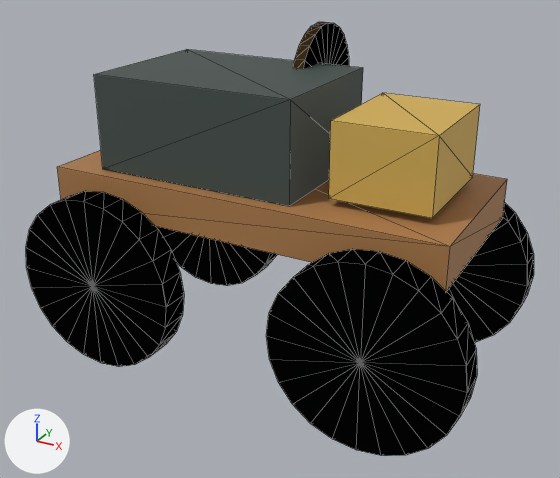
An edit to the glTF model dist/models/motorwagen.glb, drawn before and after from the same camera.
One viewpoint serves both versions: a 50 mm lens placed at (2.43, -4.39, 2.1), pointed at (0.02, 0.0, -0.1). The axes (+X, +Y, +Z) are drawn at lower left. The lights are the same throughout. The older version comes first. Mesh edges are drawn as thin lines. Where no turn or scale is listed for an object, it has been applied to the vertices. Vertices at exactly the same position are counted once.
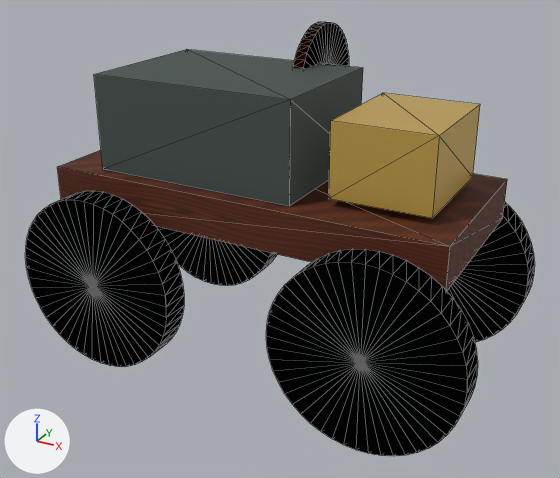
What differs and where, as boxes [x1, y1, x2, y2] in the pictures (560 x 478 px):
'Mesh_6', reshaped: before [266, 249, 477, 456]; after [266, 249, 478, 456]
'Mesh_0', surface changed (darker): [57, 150, 507, 291] in both
'Mesh_4', reshaped: before [26, 191, 184, 367]; after [25, 191, 184, 367]
'Mesh_2', surface changed: [329, 93, 479, 218] in both
'Mesh_5', reshaped: before [446, 202, 534, 343]; after [447, 202, 535, 342]
'Mesh_7', surface changed: [293, 22, 349, 69] in both
part 1 of me_mesh_3, built on: [157, 227, 277, 286] in both

The change, as a list of edits to the scene's bpy script:
```text
Change mat_wood:
    where n0 = _N.new('ShaderNodeBsdfPrincipled'); n0.name = 'Principled BSDF'
    remove n0.inputs[0].default_value = (0.42, 0.2, 0.07, 1.0)  # 'Base Color', brown #ad7c4b
    n0.inputs[2].default_value: 0.62 -> 0.72  # 'Roughness'
    add n2 = _N.new('ShaderNodeMix'); n2.name = 'Mix'
    add n2.data_type = 'RGBA'
    add n2.blend_type = 'MULTIPLY'
    add n2.inputs[0].default_value = 1.0  # 'Factor'
    add n2.inputs[7].default_value = (0.42, 0.2, 0.07, 1.0)  # 'B', brown #ad7c4b
    add n3 = _N.new('ShaderNodeTexImage'); n3.name = 'Image Texture'
    add n3.image = img_original_procedural_wood_grain
    add _L.new(n2.outputs[2], n0.inputs[0])  # 'Result' to 'Base Color'
    add _L.new(n3.outputs[0], n2.inputs[6])  # 'Color' to 'A'
Change mat_brass:
    mat_brass.metallic: 0.15 -> 0.45
Change mat_wood2:
    where n0 = _N.new('ShaderNodeBsdfPrincipled'); n0.name = 'Principled BSDF'
    remove n0.inputs[0].default_value = (0.68, 0.39, 0.14, 1.0)  # 'Base Color', orange #d7a869
    n0.inputs[2].default_value: 0.62 -> 0.72  # 'Roughness'
    add n2 = _N.new('ShaderNodeMix'); n2.name = 'Mix'
    add n2.data_type = 'RGBA'
    add n2.blend_type = 'MULTIPLY'
    add n2.inputs[0].default_value = 1.0  # 'Factor'
    add n2.inputs[7].default_value = (0.68, 0.39, 0.14, 1.0)  # 'B', orange #d7a869
    add n3 = _N.new('ShaderNodeTexImage'); n3.name = 'Image Texture'
    add n3.image = img_original_procedural_wood_grain
    add _L.new(n2.outputs[2], n0.inputs[0])  # 'Result' to 'Base Color'
    add _L.new(n3.outputs[0], n2.inputs[6])  # 'Color' to 'A'
Change me_mesh_3:
    remove me_mesh_3.from_pydata(...)  # 52 vertices, 96 faces; spans x -0.625..0.625, y -0.1..0.1, z -0.625..0.625
    add me_mesh_3.from_pydata(...)  # 100 vertices, 192 faces; spans x -0.625..0.625, y -0.1..0.1, z -0.625..0.625
    me_mesh_3 part 1
    96 faces are deleted
    24 vertices are added at x -0.62..0.62, y -0.1, z -0.62..0.62
    24 new vertices lie (0.0, 0.2, 0.0) away from vertices in x -0.62..0.62, y -0.1, z -0.62..0.62
    192 new faces join them
Change me_mesh_4:
    remove me_mesh_4.from_pydata(...)  # 52 vertices, 96 faces; spans x -0.625..0.625, y -0.1..0.1, z -0.625..0.625
    add me_mesh_4.from_pydata(...)  # 100 vertices, 192 faces; spans x -0.625..0.625, y -0.1..0.1, z -0.625..0.625
    me_mesh_4 part 2
    96 faces are deleted
    24 vertices are added at x -0.62..0.62, y -0.1, z -0.62..0.62
    24 new vertices lie (0.0, 0.2, 0.0) away from vertices in x -0.62..0.62, y -0.1, z -0.62..0.62
    192 new faces join them
Change me_mesh_5:
    remove me_mesh_5.from_pydata(...)  # 52 vertices, 96 faces; spans x -0.625..0.625, y -0.1..0.1, z -0.625..0.625
    add me_mesh_5.from_pydata(...)  # 100 vertices, 192 faces; spans x -0.625..0.625, y -0.1..0.1, z -0.625..0.625
    me_mesh_5 part 3
    96 faces are deleted
    24 vertices are added at x -0.62..0.62, y -0.1, z -0.62..0.62
    24 new vertices lie (0.0, 0.2, 0.0) away from vertices in x -0.62..0.62, y -0.1, z -0.62..0.62
    192 new faces join them
Change me_mesh_6:
    remove me_mesh_6.from_pydata(...)  # 52 vertices, 96 faces; spans x -0.625..0.625, y -0.1..0.1, z -0.625..0.625
    add me_mesh_6.from_pydata(...)  # 100 vertices, 192 faces; spans x -0.625..0.625, y -0.1..0.1, z -0.625..0.625
    me_mesh_6 part 4
    96 faces are deleted
    24 vertices are added at x -0.62..0.62, y -0.1, z -0.62..0.62
    24 new vertices lie (0.0, 0.2, 0.0) away from vertices in x -0.62..0.62, y -0.1, z -0.62..0.62
    192 new faces join them
```
